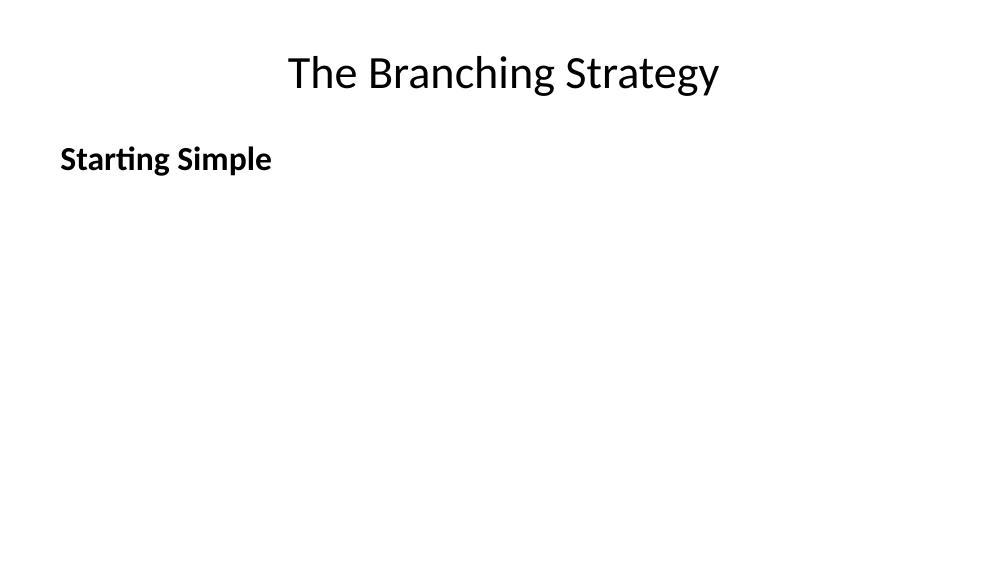
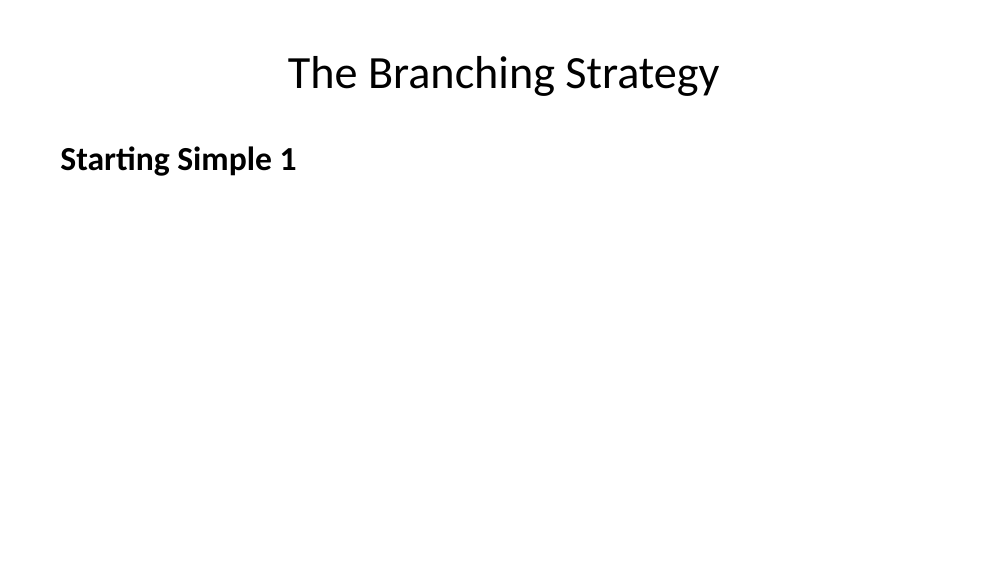
Before and after one commit to ijmitch/ukgse-2024-devops-git, a slide deck: slide 4 of docs/p1.pptx. Drawn at 1008x567 pixels with LibreOffice and Linux fonts; fonts in the diff are those of the drawing. Boxes give left, top, right and bottom in pixels: in the first picture for what was removed or moved away, otherwise in the second. Text is boxed around its words. In the diff, an @@ line names an element or a change of style, - is before the commit and + after.

```diff
--- a/docs/p1.pptx
+++ b/docs/p1.pptx
@@ text at (60,146,297,176): text changed @@
-Starting Simple
+Starting Simple 1
```
Also in this commit, not shown: 2 other slides changed, 3 slides added, 5 other files.
